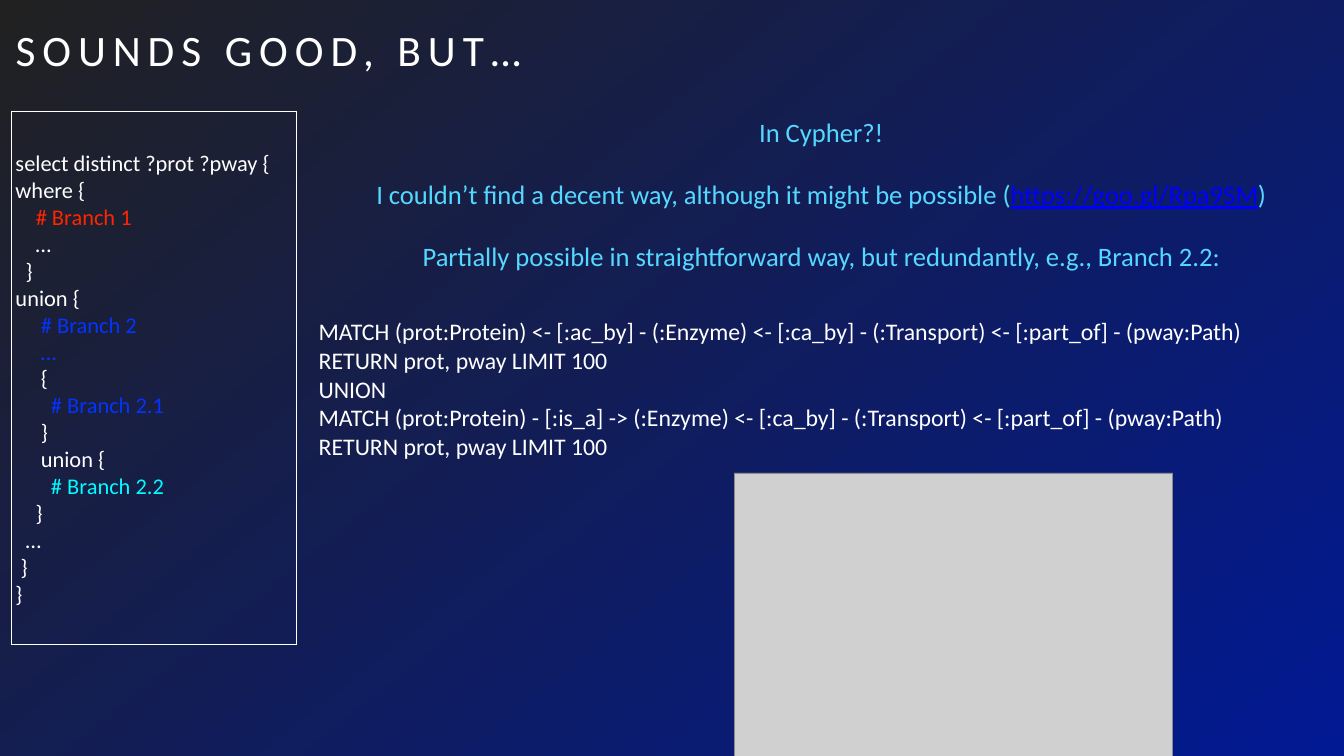
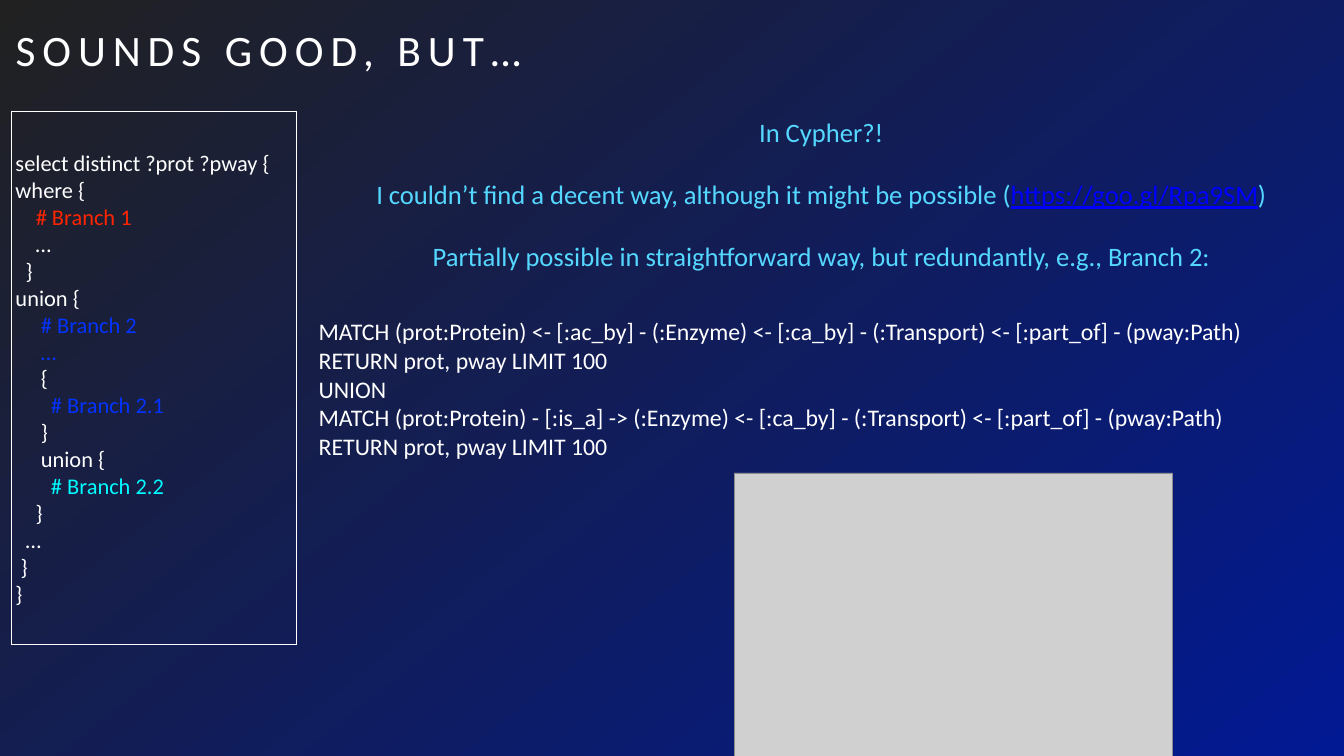
Before and after one commit to marco-brandizi/odx_neo4j_converter_test, a slide deck: slide 22 of test_report/ondex_graphdb_eval.pptx. Drawn at 1344x756 pixels with LibreOffice and Linux fonts; fonts in the diff are those of the drawing; grey boxes stand for pictures. Boxes give left, top, right and bottom in pixels: in the first picture for what was removed or moved away, otherwise in the second. Text is boxed around its words. In the diff, an @@ line names an element or a change of style, - is before the commit and + after.

Commit message:
Very minor improvement on the report presentation.

```diff
--- a/test_report/ondex_graphdb_eval.pptx
+++ b/test_report/ondex_graphdb_eval.pptx
@@ text at (433,247,1210,271): text changed @@
-PARTIALLY POSSIBLE IN STRAIGHTFORWARD WAY, BUT REDUNDANTLY, E.G., BRANCH 2.2:
+PARTIALLY POSSIBLE IN STRAIGHTFORWARD WAY, BUT REDUNDANTLY, E.G., BRANCH 2:
```
Also in this commit, not shown: 1 other file.
